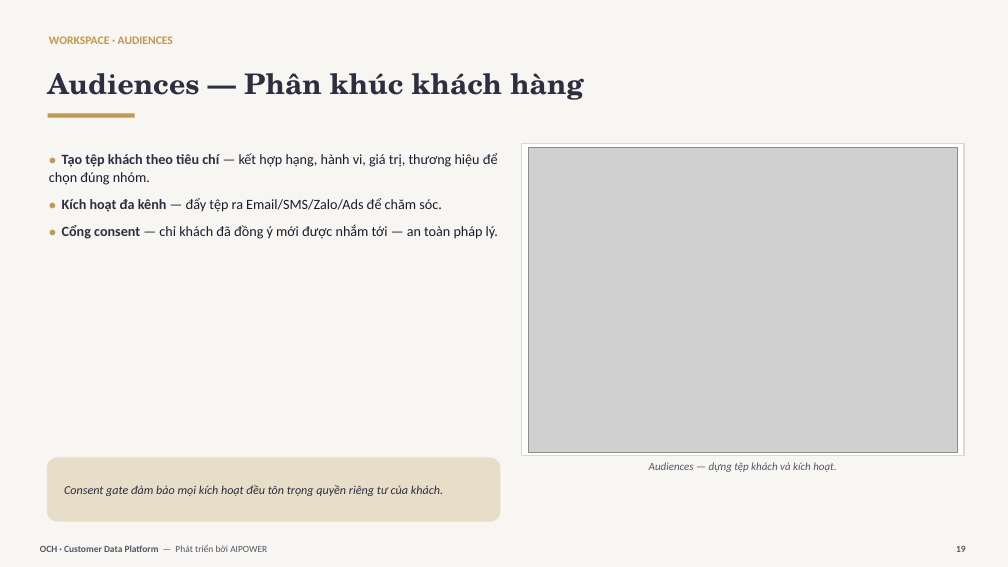
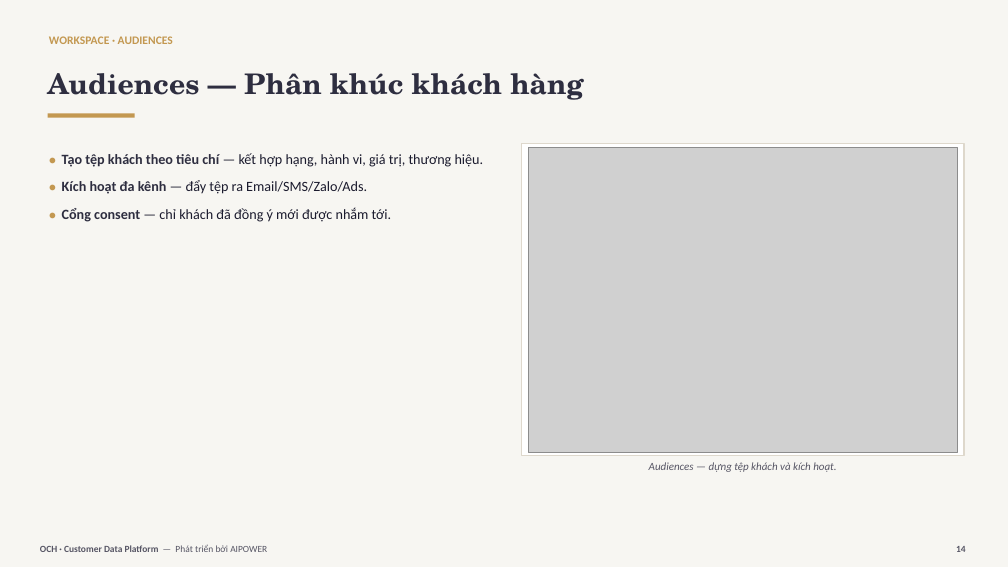
Before and after one commit to trungtm78/AICDP, a slide deck: slide 14 of docs/OCH-CDP-Gioi-thieu.pptx (slide 19 before the commit). Drawn at 1008x567 pixels with LibreOffice and Linux fonts; fonts in the diff are those of the drawing; grey boxes stand for pictures. Boxes give left, top, right and bottom in pixels: in the first picture for what was removed or moved away, otherwise in the second. Text is boxed around its words. In the diff, an @@ line names an element or a change of style, - is before the commit and + after.

```diff
--- a/docs/OCH-CDP-Gioi-thieu.pptx
+++ b/docs/OCH-CDP-Gioi-thieu.pptx
@@ text at [62, 153, 484, 222]: text changed @@
-● Tạo tệp khách theo tiêu chí — kết hợp hạng, hành vi, giá trị, thương hiệu để chọn đúng nhóm.
-● Kích hoạt đa kênh — đẩy tệp ra Email/SMS/Zalo/Ads để chăm sóc.
-● Cổng consent — chỉ khách đã đồng ý mới được nhắm tới — an toàn pháp lý.
+● Tạo tệp khách theo tiêu chí — kết hợp hạng, hành vi, giá trị, thương hiệu.
+● Kích hoạt đa kênh — đẩy tệp ra Email/SMS/Zalo/Ads.
+● Cổng consent — chỉ khách đã đồng ý mới được nhắm tới.
@@ rounded rectangle removed at [47, 457, 501, 522] @@
@@ text removed at [64, 485, 443, 496] @@
-Consent gate đảm bảo mọi kích hoạt đều tôn trọng quyền riêng tư của khách.
```
Also in this commit, not shown: 32 other slides changed, 13 slides added, 21 slides removed.
